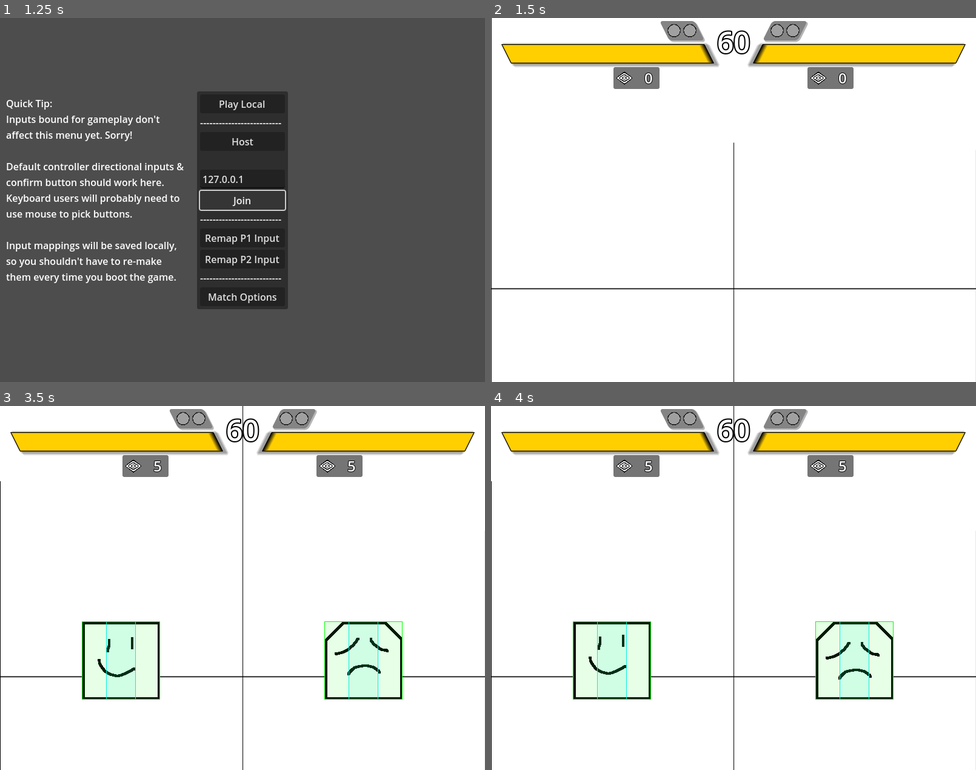
Above: before the commit, frames 1-4 (two rows, left to right).
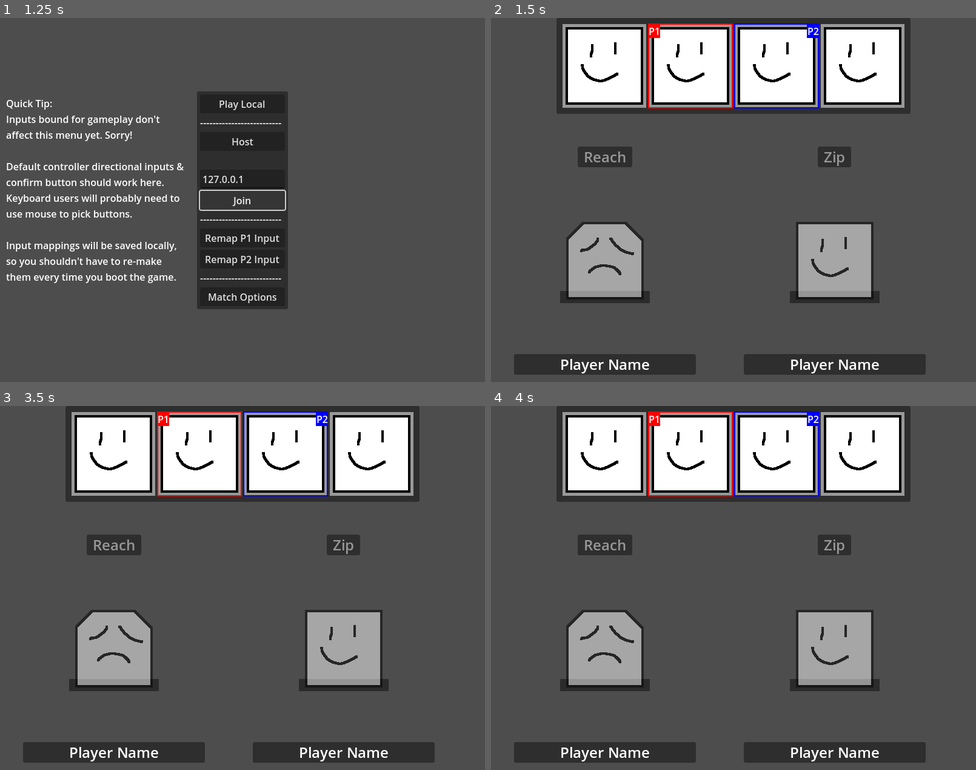
Above: after the commit, the same moments.

Repository: SamBumgardner/spellstrike
Game: Godot game, scene res://network/main.tscn
The game is run twice, just before and just after one commit, with the same random seed, the same clock (stepped at 60 frames per second) and the same inputs.
Inputs (mouse positions are in pixels of both pictures, inside the frame that each line leads up to):
- Up to frame 1 (1.25 s): click "Join" at 0.5 s
- Up to frame 2 (1.5 s): click "Play Local" at 1.25 s
- Up to frame 3 (3.5 s): tap Enter at 2 s; move the mouse to (349, 569) at 2.02 s; hold Up 2.03-2.75 s; click (349, 569) at 2.17 s; tap Space at 2.75 s; drag from (145, 606) to (218, 660) at 2.77 s
- Up to frame 4 (4 s): move the mouse to (782, 507) at 3.52 s; hold Up from 3.53 s (still down)

Frame 1 is identical in both runs. In frame 2, 93% of the frame differs, in the area x 0-100%, y 0-100%; in frame 3, 93%; in frame 4, 93%.

Commit message:
integrate character select into game flow

Diff:
--- a/game/network/main.gd
+++ b/game/network/main.gd
@@ -118,14 +118,14 @@
             p1_id,
             Player.Side.P1,
             options.input_retrievers[0],
-            load("res://assets/data/character/character_speed.tres"),
+            null,
             0
         ),
         PlayerInformation.new(
             p2_id,
             Player.Side.P2,
             p2_input_retriever,
-            load("res://assets/data/character/character_reach.tres"),
+            null,
             0
         )
     ]
@@ -139,7 +139,7 @@
 
     %Menu.hide()
 
-    var instantiated_map = map.instantiate() as TestGameplay
+    var instantiated_map = map.instantiate() as CharacterSelect
     # TODO: fix up temporary player informations creation
     instantiated_map.init(options, generate_player_informations(options, p1_id, p2_id))
     SceneSwitchUtil.change_scene(get_tree(), instantiated_map)
--- a/game/network/main.tscn
+++ b/game/network/main.tscn
@@ -1,14 +1,14 @@
 [gd_scene load_steps=6 format=3 uid="uid://bjtha7dq81a0"]
 
 [ext_resource type="Script" path="res://network/main.gd" id="1_mcj1k"]
-[ext_resource type="PackedScene" uid="uid://bmufwtv6hw8ys" path="res://TestGameplay.tscn" id="2_agxsy"]
+[ext_resource type="PackedScene" uid="uid://cy3ysu07toal8" path="res://ui/menu/character_select/character_select.tscn" id="2_e7tu4"]
 [ext_resource type="Script" path="res://options/InputRemapperLogic.gd" id="3_tjof3"]
 [ext_resource type="PackedScene" uid="uid://ca1rtsmwjcvlc" path="res://options/InputRemapperDisplay.tscn" id="4_b3cy8"]
 [ext_resource type="PackedScene" uid="uid://dd0s2v25q8xtj" path="res://options/match/MatchOptionsMenu.tscn" id="5_4f10j"]
 
 [node name="Main" type="Node"]
 script = ExtResource("1_mcj1k")
-map = ExtResource("2_agxsy")
+map = ExtResource("2_e7tu4")
 
 [node name="InputMapperLogic" type="Node" parent="."]
 script = ExtResource("3_tjof3")
--- a/game/ui/menu/character_select/character_select.gd
+++ b/game/ui/menu/character_select/character_select.gd
@@ -1,17 +1,40 @@
 class_name CharacterSelect extends Control
+
+const POST_SELECTION_DURATION: int = int(MatchOptions.ticks_per_second * .5)
+
+@onready var notification_window: Notification = $UI/Notification
+const NETWORK_ERROR_TYPE: String = "NETWORK"
+const DESYNC_ERROR_FORMAT: String = "Desync ocurred. Match has been cancelled.\rReturning to the network menu..."
+const CONNECTION_LOST_ERROR_FORMAT: String = "Connection lost. Match has been cancelled.\rReturning to the network menu..."
 
 @onready var character_options: CharacterOptions = $UI/CharacterOptions
 @onready var cursor_logics: Array[CursorLogic] = [$UI/CharacterOptions/CursorLogic, $UI/CharacterOptions/CursorLogic2]
 @onready var frame_cursors: Array[FrameCursor] = [$UI/CharacterOptions/FrameCursor, $UI/CharacterOptions/FrameCursor2]
 @onready var player_selections: Array[PlayerSelection] = [$UI/PlayerSelections/PlayerSelection, $UI/PlayerSelections/PlayerSelection2]
 
+@onready var post_selection_delay_timer: NetworkTimer = $PostSelectionDelay
+var match_options: MatchOptions
+var player_informations: Array[PlayerInformation]
+var network_ids: Array
+
+# Stateful variables
+var number_of_selections_confirmed: int = 0
+
+func init(
+    new_options: MatchOptions,
+    new_player_informations: Array[PlayerInformation]
+) -> void:
+    match_options = new_options
+    player_informations = new_player_informations
+    network_ids = player_informations.map(func(x): return x.network_id)
+
 func _ready() -> void:
-    var match_options = MatchOptions.generate_default()
+    add_to_group("network_sync")
 
     for i in Player.Side.values():
         cursor_logics[i].selection_changed.connect(frame_cursors[i]._on_selection_changed)
         cursor_logics[i].status_changed.connect(frame_cursors[i]._on_status_changed)
-        cursor_logics[i].initialize(character_options, match_options.input_retrievers[i], CursorLogic.Status.ACTIVE, i)
+        cursor_logics[i].initialize(character_options, player_informations[i].input_retriever, CursorLogic.Status.ACTIVE, i)
 
     character_options.character_selected.connect(_on_character_selected)
     character_options.selection_canceled.connect(_on_selection_cancelled)
@@ -20,9 +43,32 @@
     # set up initial view
     for side in Player.Side.values():
         player_selections[side].preview_character(character_options.get_initial_character(side))
+        # TODO: if player already has a character information, find the corresponding ui element and make that the initial one.
+
+    _network_setup()
 
     if multiplayer.is_server():
         get_tree().create_timer(.5).timeout.connect(SyncManager.start, CONNECT_ONE_SHOT)
+
+func _network_setup():
+    if player_informations[0].network_id != player_informations[1].network_id:
+        SyncManager.set_network_adaptor(preload("res://addons/godot-rollback-netcode/RPCNetworkAdaptor.gd").new())
+
+        for id in network_ids:
+            if id != multiplayer.get_unique_id() and id not in SyncManager.peers:
+                SyncManager.add_peer(id)
+
+        var producer_side = cursor_logics[0].get_path() if multiplayer.is_server() else cursor_logics[1].get_path()
+        var receiver_side = cursor_logics[1].get_path() if multiplayer.is_server() else cursor_logics[0].get_path()
+        SyncManager.message_serializer.produce_input_path = producer_side
+        SyncManager.message_serializer.receive_input_path = receiver_side
+
+    else:
+        SyncManager.set_network_adaptor(preload("res://addons/godot-rollback-netcode/DummyNetworkAdaptor.gd").new())
+
+    post_selection_delay_timer.timeout.connect(_start_new_game)
+    # TODO: Allow quitting from this menu
+    # quit_delay_timer.timeout.connect(_return_to_network_menu)
 
 func _on_character_selection_moved(acting_side: Player.Side, character_spec: CharacterSpec) -> void:
     player_selections[acting_side].preview_character(character_spec)
@@ -30,8 +76,80 @@
 func _on_character_selected(acting_side: Player.Side, character_spec: CharacterSpec) -> void:
     cursor_logics[acting_side].cursor_status = CursorLogic.Status.SELECTED
     player_selections[acting_side].select_character(character_spec)
+    player_informations[acting_side].character_spec = character_spec
+    _on_selection_confirmed()
 
 func _on_selection_cancelled(acting_side: Player.Side, character_spec: CharacterSpec) -> void:
     if cursor_logics[acting_side].cursor_status == CursorLogic.Status.SELECTED:
         cursor_logics[acting_side].cursor_status = CursorLogic.Status.ACTIVE
         player_selections[acting_side].preview_character(character_spec)
+        player_informations[acting_side].character_spec = null
+        _on_confirmation_cancelled()
+
+
+# CONFIRMATION & NEXT STATE HANDLING #
+func _on_selection_confirmed():
+    number_of_selections_confirmed += 1
+    if number_of_selections_confirmed >= player_informations.size():
+        post_selection_delay_timer.start(POST_SELECTION_DURATION)
+        _set_cursor_logic_processing(false)
+
+func _set_cursor_logic_processing(processing_enabled: bool) -> void:
+    for cursor_logic: CursorLogic in cursor_logics:
+        cursor_logic.network_process_enabled = processing_enabled
+
+func _on_confirmation_cancelled():
+    number_of_selections_confirmed -= 1
+    if number_of_selections_confirmed < player_informations.size():
+        post_selection_delay_timer.stop()
+        _set_cursor_logic_processing(true)
+
+func _start_new_game():
+    SyncManager.stop_logging()
+    SyncManager.stop()
+
+    var gameplay = load("res://TestGameplay.tscn")
+    var instantiated_map = gameplay.instantiate()
+    instantiated_map.init(match_options, player_informations)
+    SceneSwitchUtil.change_scene(get_tree(), instantiated_map)
+
+
+# NETWORK ISSUE HANDLING #
+func _on_sync_error(_msg: String):
+    # communicate that a fatal state mismatch occurred.
+    var closed_signal: Signal = notification_window.notify_error(NETWORK_ERROR_TYPE, DESYNC_ERROR_FORMAT)
+    closed_signal.connect(_return_to_network_menu, CONNECT_ONE_SHOT)
+
+func _on_broken_connection(disconnected_peer_id: int):
+    if disconnected_peer_id in player_informations.map(func(x): return x.network_id):
+        _close_rollback_networking()
+        var closed_signal: Signal = notification_window.notify_error(NETWORK_ERROR_TYPE, CONNECTION_LOST_ERROR_FORMAT)
+        closed_signal.connect(_return_to_network_menu, CONNECT_ONE_SHOT)
+
+func _close_rollback_networking():
+    $PostSelectionDelay.stop()
+    SyncManager.stop_logging()
+    SyncManager.stop()
+    SyncManager.clear_peers()
+    # Leaves godot high-level multiplayer connection intact.
+
+func _return_to_network_menu() -> void:
+    _close_rollback_networking()
+    var main_menu_scene = load("res://network/main.tscn").instantiate()
+    SceneSwitchUtil.change_scene(get_tree(), main_menu_scene)
+
+func _on_sync_stopped(reason: Disconnect.Reason):
+    SyncManager.stop_logging()
+
+    if reason == Disconnect.Reason.DESYNC:
+        _on_sync_error("")
+
+
+# ROLLBACK #
+func _save_state() -> Dictionary:
+    return {
+        'nsc': number_of_selections_confirmed
+    }
+
+func _load_state(state: Dictionary) -> void:
+    number_of_selections_confirmed = state['nsc']
--- a/game/ui/menu/character_select/character_select.tscn
+++ b/game/ui/menu/character_select/character_select.tscn
@@ -1,10 +1,12 @@
-[gd_scene load_steps=6 format=3 uid="uid://cy3ysu07toal8"]
+[gd_scene load_steps=8 format=3 uid="uid://cy3ysu07toal8"]
 
 [ext_resource type="PackedScene" uid="uid://dt8p1a1fjv2p8" path="res://ui/menu/character_select/character_options.tscn" id="1_5poyr"]
 [ext_resource type="Script" path="res://ui/menu/character_select/character_select.gd" id="1_f68wd"]
 [ext_resource type="PackedScene" uid="uid://bg06044hy8aq1" path="res://ui/menu/character_select/frame_cursor/frame_cursor.tscn" id="3_3q125"]
 [ext_resource type="PackedScene" uid="uid://xjhlmqubcnen" path="res://ui/menu/character_select/player_selection.tscn" id="3_yel6j"]
 [ext_resource type="PackedScene" uid="uid://cd5q2rm31p1bb" path="res://ui/menu/cursor_logic.tscn" id="4_xsi8s"]
+[ext_resource type="PackedScene" uid="uid://bdy1yk1bvbqwg" path="res://ui/menu/Notification.tscn" id="6_4sdsu"]
+[ext_resource type="Script" path="res://addons/godot-rollback-netcode/NetworkTimer.gd" id="6_vuvhj"]
 
 [node name="CharacterSelect" type="Control"]
 layout_mode = 3
@@ -49,3 +51,20 @@
 
 [node name="PlayerSelection2" parent="UI/PlayerSelections" instance=ExtResource("3_yel6j")]
 layout_mode = 2
+
+[node name="Notification" parent="UI" instance=ExtResource("6_4sdsu")]
+visible = false
+anchors_preset = 8
+anchor_left = 0.5
+anchor_top = 0.5
+anchor_right = 0.5
+anchor_bottom = 0.5
+offset_left = -177.0
+offset_top = -63.5
+offset_right = 177.0
+offset_bottom = 63.5
+grow_horizontal = 2
+grow_vertical = 2
+
+[node name="PostSelectionDelay" type="Node" parent="."]
+script = ExtResource("6_vuvhj")
